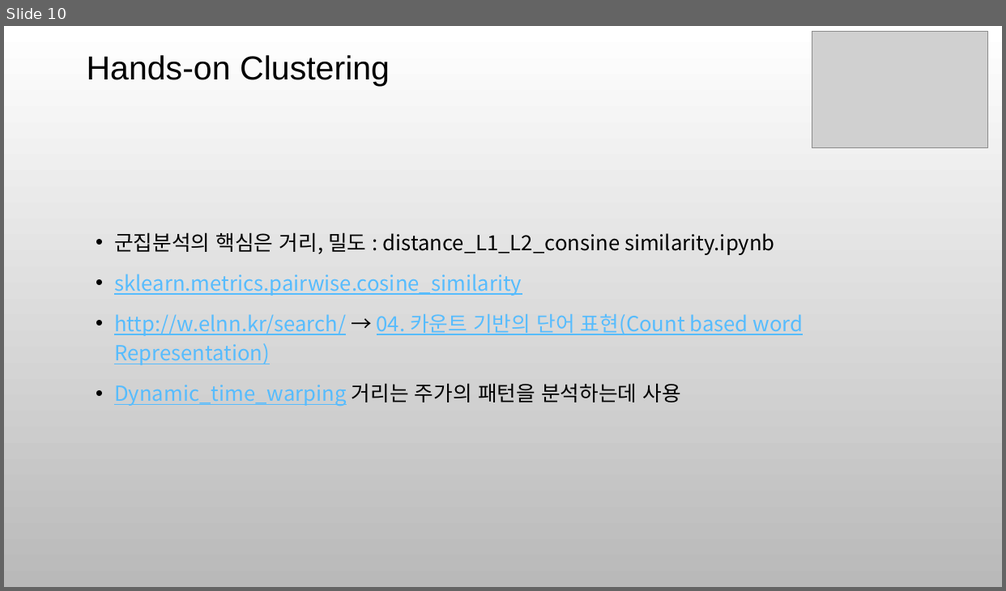
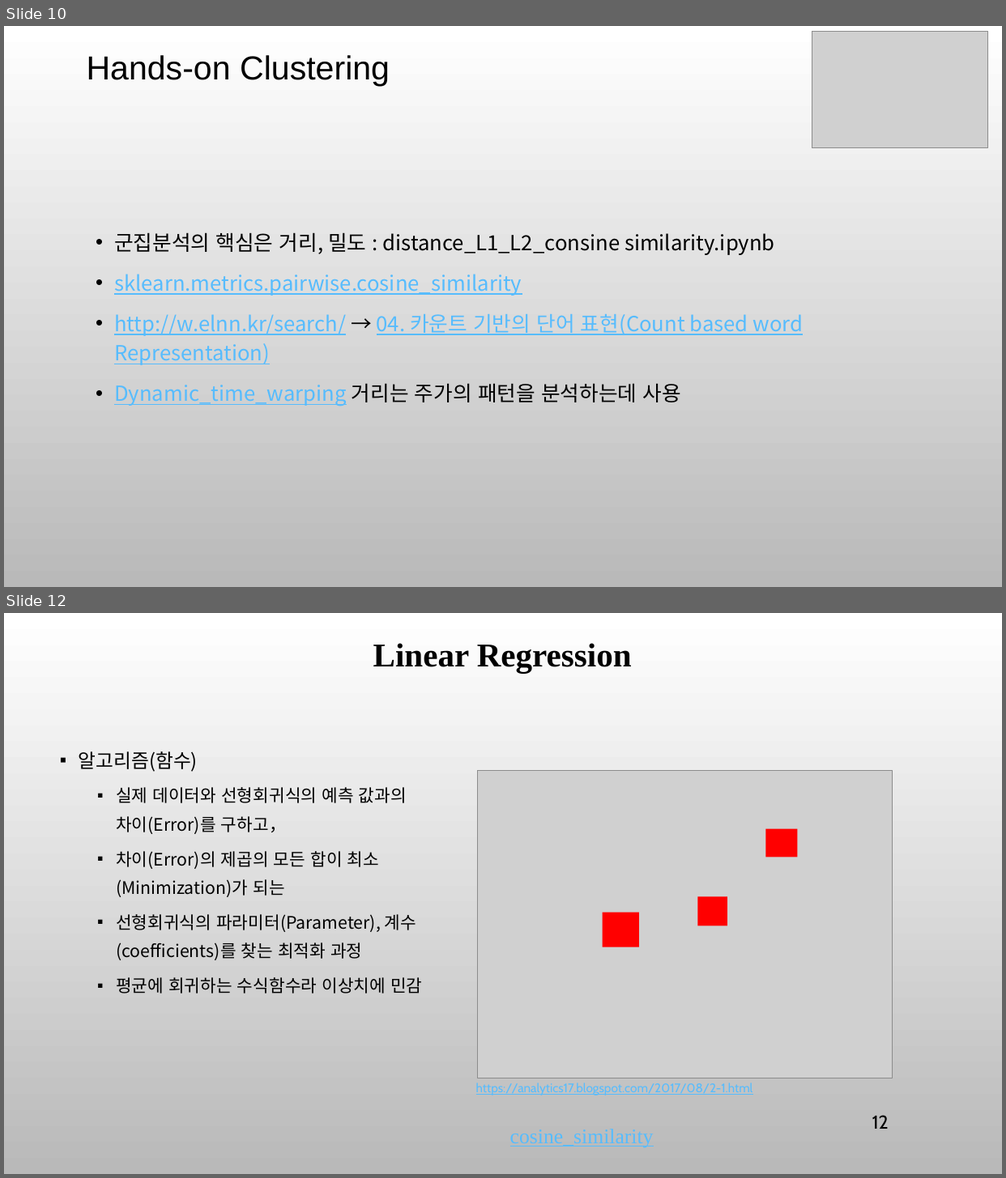
Before and after one commit to ancestor9/mathematics-for-machine-learning, a slide deck: 7_Applications of mathematics.pptx. Shown one above the other, each under a label of ours: slide 10 before the commit, slides 10 and 12 after it; the slides between them are not shown. The pictures are 1006x591 and 1006x1178 pixels, drawn with LibreOffice and Linux fonts; fonts in the diff are those of the drawing; grey boxes stand for pictures; background and template pictures are left out. Boxes give left, top, right and bottom in pixels: in the first picture for what was removed or moved away, otherwise in the second. Text is boxed around its words. In the diff, an @@ line names an element or a change of style, - is before the commit and + after.

```diff
--- a/7_Applications of mathematics.pptx
+++ b/7_Applications of mathematics.pptx
@@ slide 12 added at <box>4,613,1002,1174</box>, background picture (left out) @@
@@ title added at <box>373,643,632,672</box>, 32 pt, text #000000, bold @@
+Linear Regression
@@ text added at <box>79,752,422,994</box>, 16.6 pt, text #000000 @@
+▪ 알고리즘(함수)
+  ▪ 실제 데이터와 선형회귀식의 예측 값과의 차이(Error)를 구하고，
+  ▪ 차이(Error)의 제곱의 모든 합이 최소(Minimization)가 되는
+  ▪ 선형회귀식의 파라미터(Parameter), 계수(coefficients)를 찾는 최적화 과정
+  ▪ 평균에 회귀하는 수식함수라 이상치에 민감
@@ picture added at <box>477,770,892,1078</box> @@
@@ rectangle added at <box>766,829,798,858</box>, fill #FF0000 @@
@@ rectangle added at <box>698,897,728,926</box>, fill #FF0000 @@
@@ rectangle added at <box>603,913,640,948</box>, fill #FF0000 @@
@@ text added at <box>476,1083,753,1096</box>, 12 pt, text #56BCFE, underline @@
+https://analytics17.blogspot.com/2017/08/2-1.html
@@ text added at <box>503,1107,871,1169</box>, 20 pt, text #56BCFE, underline @@
+cosine_similarity
@@ page number added at <box>872,1115,889,1129</box>, 18 pt, text #000000 @@
+12
```
Also in this commit, not shown: 9 slides changed, 13 other slides added, 1 slide removed.
